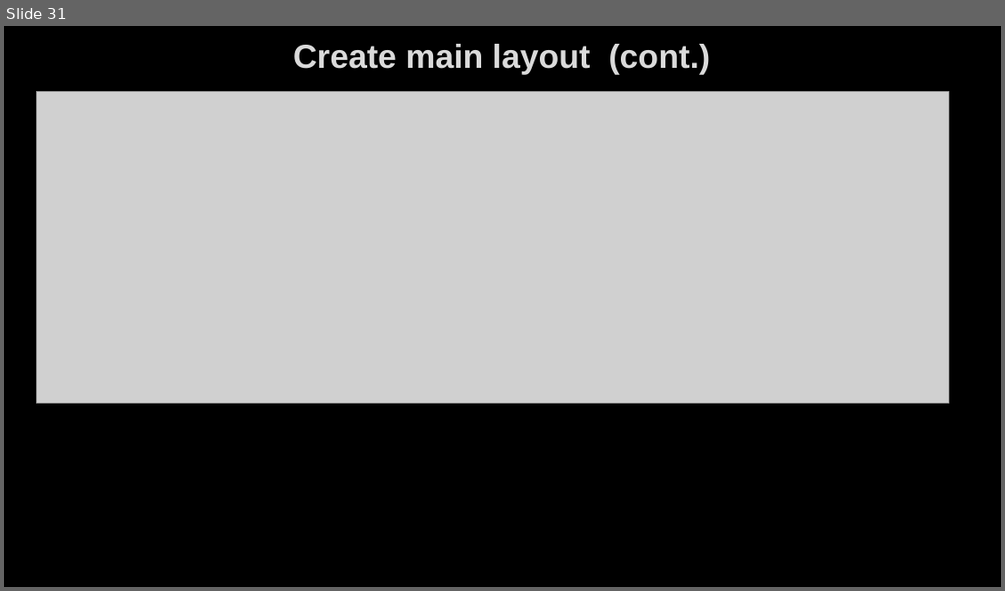
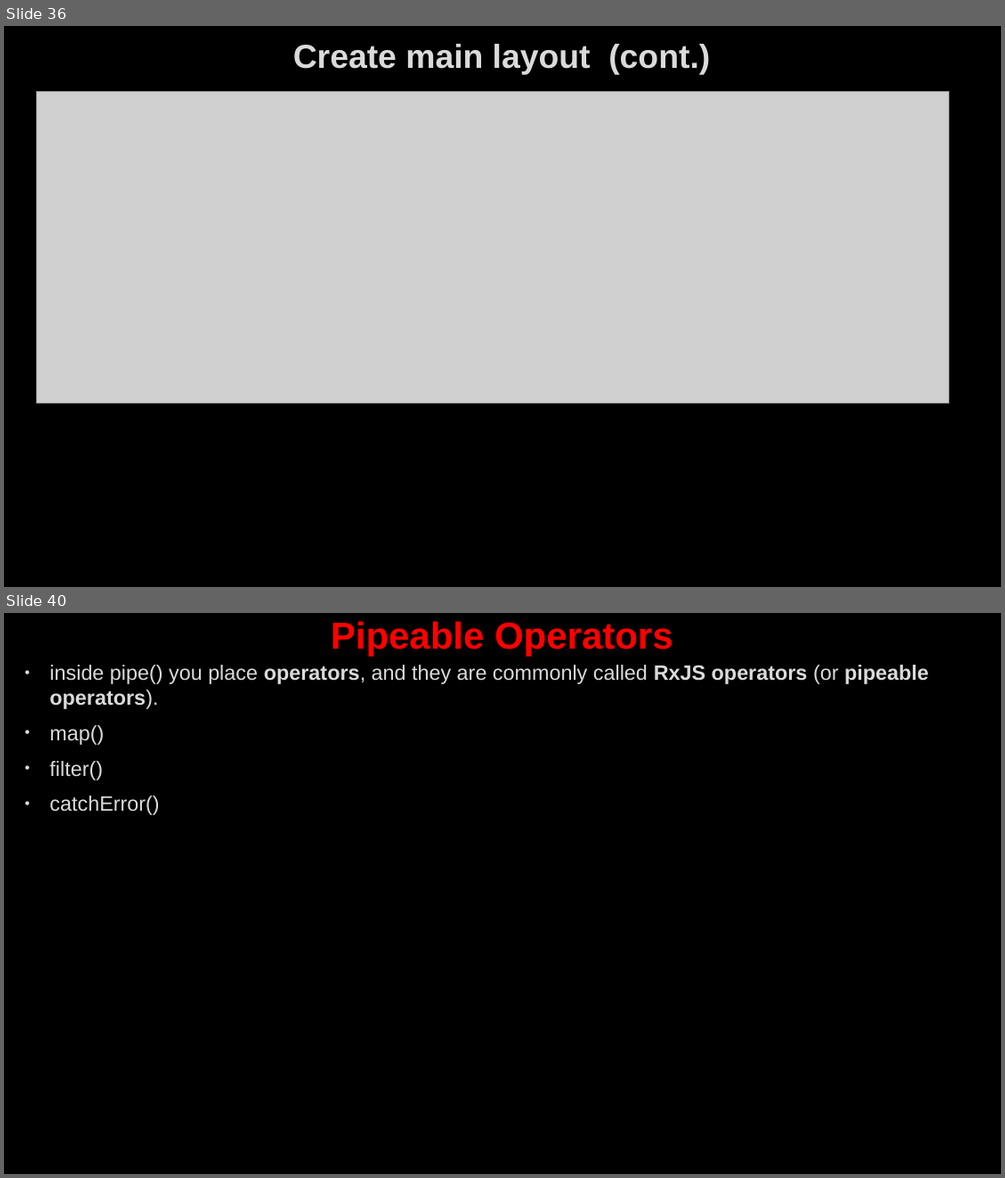
Before and after one commit to AhmedMohamedSamir1/Summary, a slide deck: Angular & type script/Angular.pptx. Shown one above the other, each under a label of ours: slide 31 before the commit, slides 36 and 40 after it; the slides between them are not shown. The pictures are 1005x591 and 1005x1178 pixels, drawn with LibreOffice and Linux fonts; fonts in the diff are those of the drawing; grey boxes stand for pictures; background and template pictures are left out. Boxes give left, top, right and bottom in pixels: in the first picture for what was removed or moved away, otherwise in the second. Text is boxed around its words. In the diff, an @@ line names an element or a change of style, - is before the commit and + after.

```diff
--- a/Angular & type script/Angular.pptx
+++ b/Angular & type script/Angular.pptx
@@ slide 40 added at (4,613,1001,1174), background picture (left out) @@
@@ title added at (331,621,673,657), 36 pt, text #FF0000, bold @@
+Pipeable Operators
@@ text added at (49,665,929,815), 20 pt, text #DADADA @@
+• inside pipe() you place operators, and they are commonly called RxJS operators (or pipeable operators).
+• map()
+• filter()
+• catchError()
@@ what was slide 31 is now slide 36 @@
```
Also in this commit, not shown: 24 other slides added, 3 other files.
